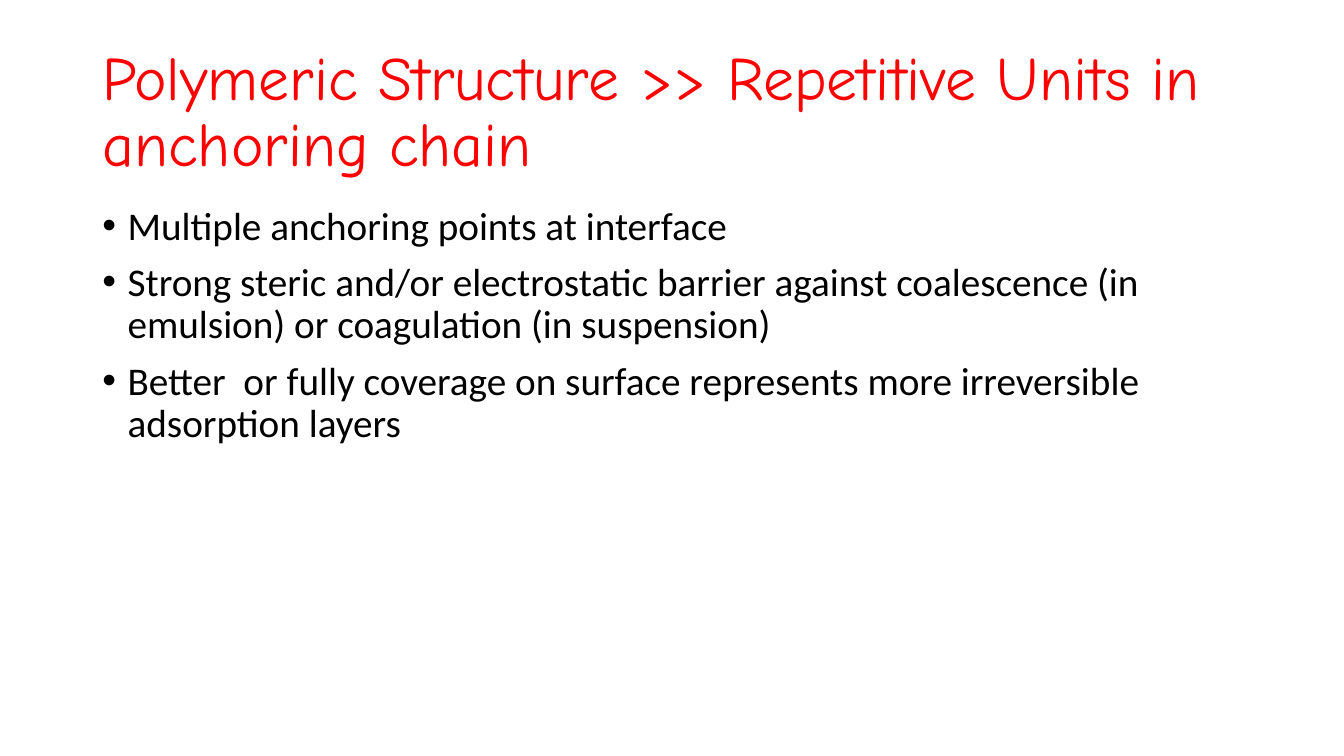
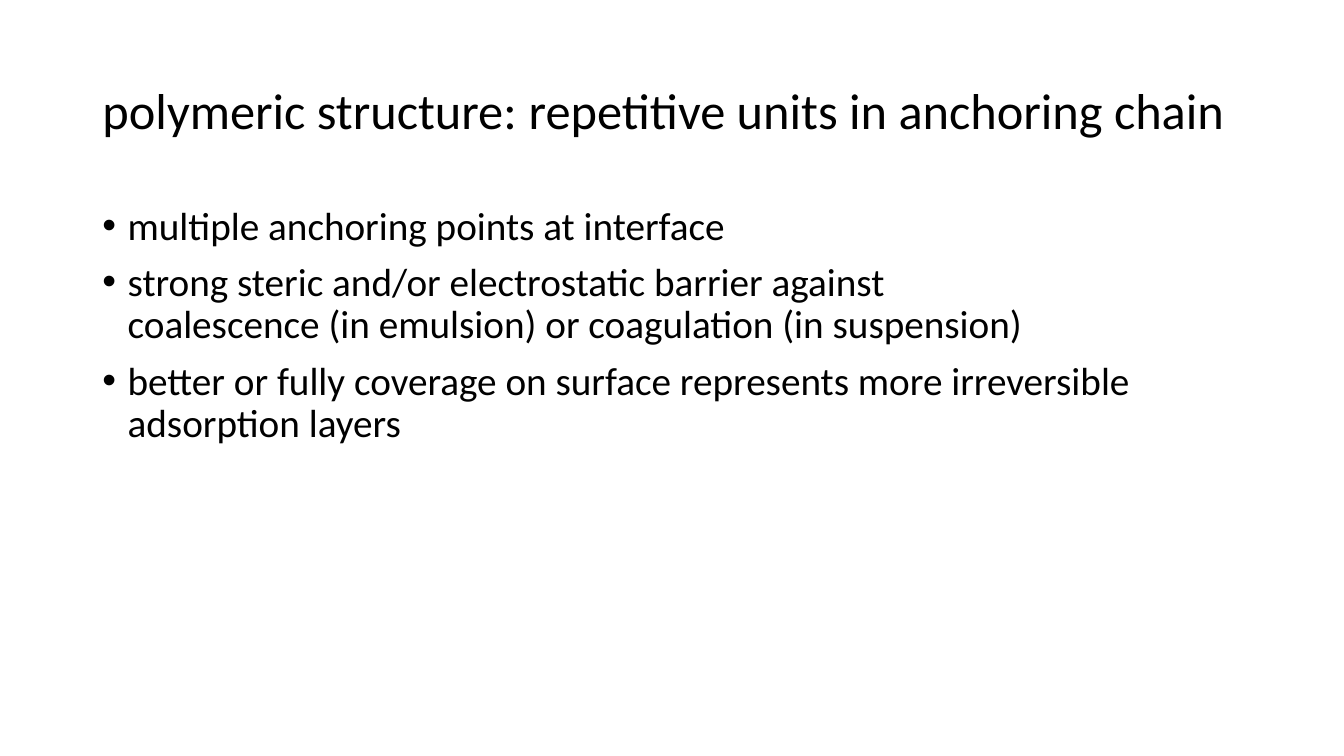
Before and after one commit to LilianaBohus/chemistry-presenations, a slide deck: slide 60 of formulations-and-surfactants.pptx. Drawn at 1344x756 pixels with LibreOffice and Linux fonts; fonts in the diff are those of the drawing. Boxes give left, top, right and bottom in pixels: in the first picture for what was removed or moved away, otherwise in the second. Text is boxed around its words. In the diff, an @@ line names an element or a change of style, - is before the commit and + after.

```diff
--- a/formulations-and-surfactants.pptx
+++ b/formulations-and-surfactants.pptx
@@ title at <box>102,94,1224,138</box>: text changed; size 44 to 36 pt; font Comic Neue to Calibri; text colour #FF0000 to #000000 @@
-Polymeric Structure >> Repetitive Units in anchoring chain
+polymeric structure: repetitive units in anchoring chain
@@ text at <box>128,212,1129,444</box>: text changed @@
-• Multiple anchoring points at interface
-• Strong steric and/or electrostatic barrier against coalescence (in emulsion) or coagulation (in suspension)
-• Better or fully coverage on surface represents more irreversible adsorption layers
+• multiple anchoring points at interface
+• strong steric and/or electrostatic barrier against
+  coalescence (in emulsion) or coagulation (in suspension)
+• better or fully coverage on surface represents more irreversible adsorption layers
```
Also in this commit, not shown: 17 other slides changed.
